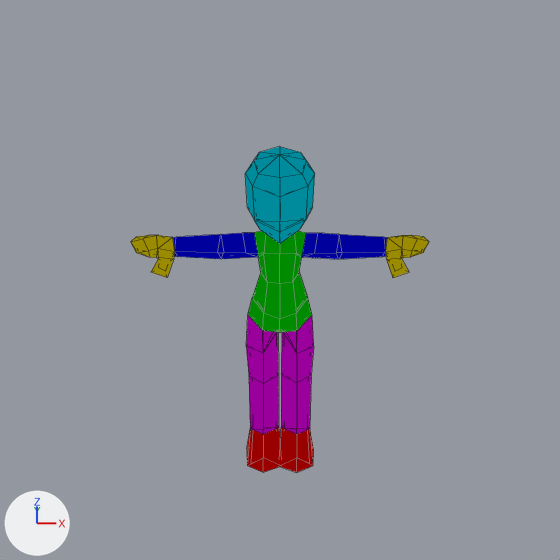
The Blender file Assets/IsoBasePy.blend, before and after one commit.
Rendered twice from the file's camera 'cam_6'. The lights are fixed; the arrows at lower left show +X, +Y and +Z. The picture after the commit comes second. Mesh edges are drawn as thin lines.

The older version as bpy lines, for what is in view:
```python
me_plane = bpy.data.meshes.new('Plane')
me_plane.from_pydata(...)  # 201 vertices, 256 faces; spans x -0.652..0.652, y -0.194..0.141, z 0.0..1.498
me_plane.polygons.foreach_set('use_smooth', [True] * 256)
me_plane.materials.append(mat_material_001)
ob_basemesh = bpy.data.objects.new('BaseMesh', me_plane)
ob_basemesh.location = (0.0, 0.0, 0.0)
_m = ob_basemesh.modifiers.new('Solidify', 'SOLIDIFY')
_m.solidify_mode = 'NON_MANIFOLD'
_m.offset = 1.0
_m.use_rim = False
_m.use_even_offset = True
_m.nonmanifold_thickness_mode = 'EVEN'
```
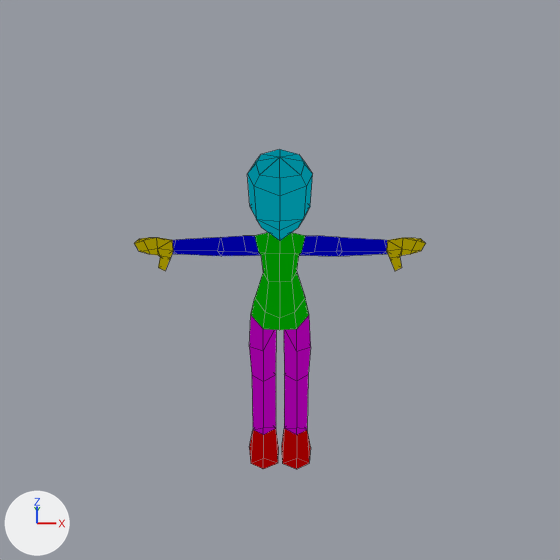
Where the change shows, as pixel boxes [x1, y1, x2, y2] in the pictures (560 x 560 px):
'BaseMesh', modifiers changed: before [131, 147, 429, 472]; after [134, 149, 426, 469]

The change in detail:
Object 'BaseMesh' (ob_basemesh) loses its SOLIDIFY modifier named 'Solidify'.
Modifier setting removed (it was solidify_mode = 'NON_MANIFOLD').
Modifier setting removed (it was offset = 1.0).
Modifier setting removed (it was use_rim = False).
Modifier setting removed (it was use_even_offset = True).
Modifier setting removed (it was nonmanifold_thickness_mode = 'EVEN').
